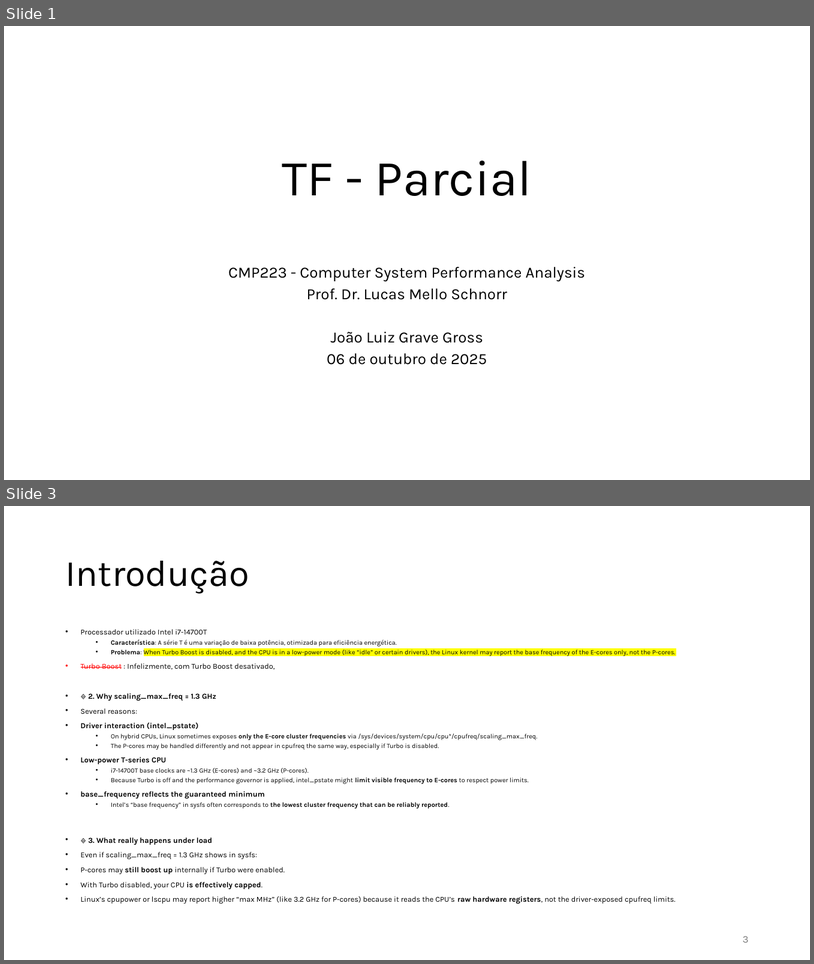
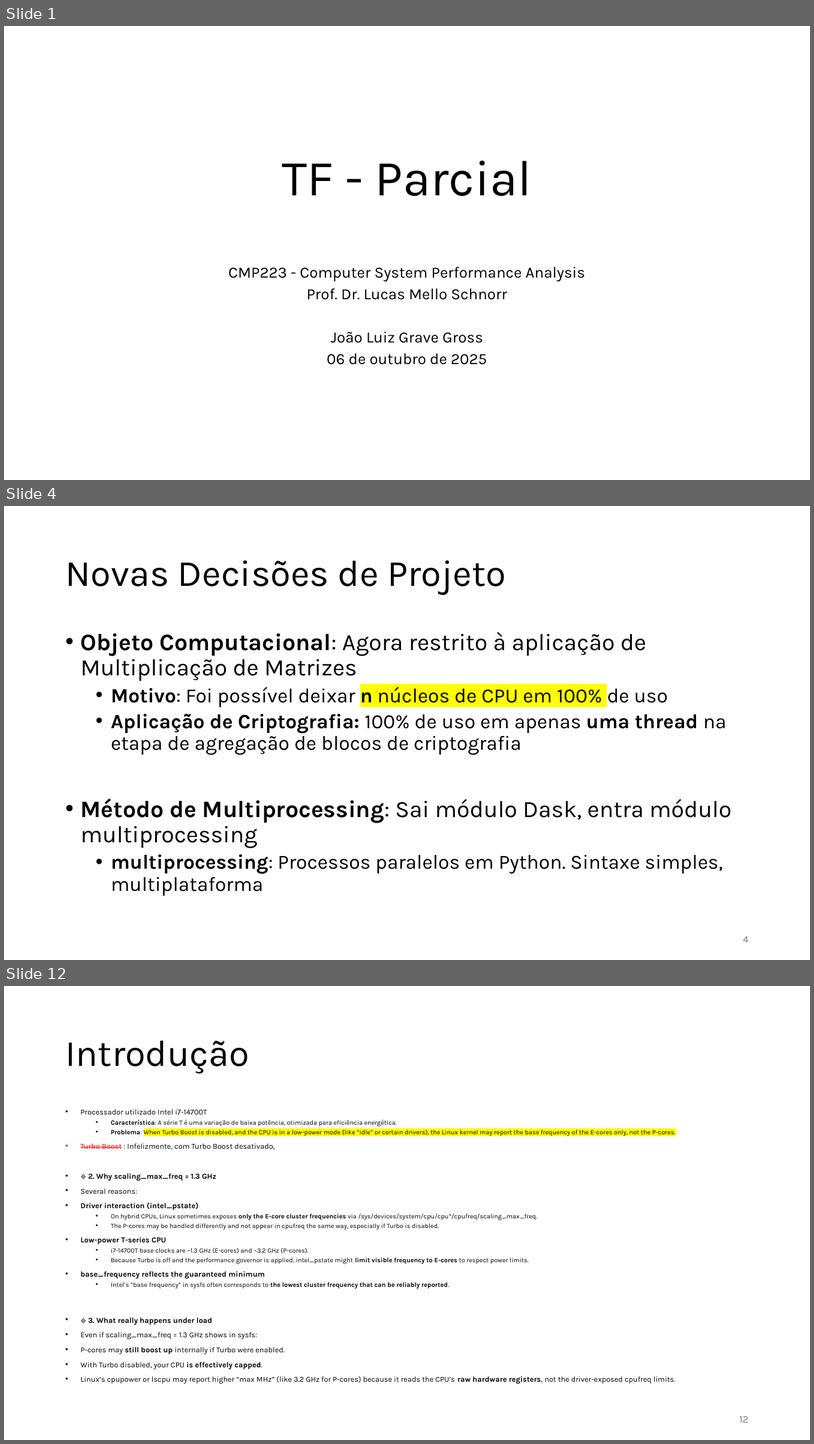
Before and after one commit to jlggross/TF-cmp223, a slide deck: 02-Parcial/02-Parcial-Apresentacao.pptx. Shown one above the other, each under a label of ours: slides 1 and 3 before the commit, slides 1, 4 and 12 after it; the slides between them are not shown. The pictures are 814x964 and 814x1444 pixels, drawn with LibreOffice and Linux fonts; fonts in the diff are those of the drawing. Boxes give left, top, right and bottom in pixels: in the first picture for what was removed or moved away, otherwise in the second. Text is boxed around its words. In the diff, an @@ line names an element or a change of style, - is before the commit and + after.

```diff
--- a/02-Parcial/02-Parcial-Apresentacao.pptx
+++ b/02-Parcial/02-Parcial-Apresentacao.pptx
@@ slide 4 added at [4, 506, 810, 960], background #FFFFFF @@
@@ title added at [65, 560, 506, 595], 44 pt, text #000000 @@
+Novas Decisões de Projeto
@@ text added at [81, 632, 732, 895], 24 pt, text #000000 @@
+• Objeto Computacional: Agora restrito à aplicação de Multiplicação de Matrizes
+  • Motivo: Foi possível deixar n núcleos de CPU em 100% de uso
+  • Aplicação de Criptografia: 100% de uso em apenas uma thread na etapa de agregação de blocos de criptografia
+• Método de Multiprocessing: Sai módulo Dask, entra módulo multiprocessing
+  • multiprocessing: Processos paralelos em Python. Sintaxe simples, multiplataforma
@@ page number added at [743, 936, 749, 942], 12 pt, text #797979 @@
+4
@@ what was slide 3 is now slide 12 @@
@@ page number at [740, 1416, 749, 1422]: text changed @@
-3
+12
```
Also in this commit, not shown: 2 slides changed, 8 other slides added, 8 slides removed.
